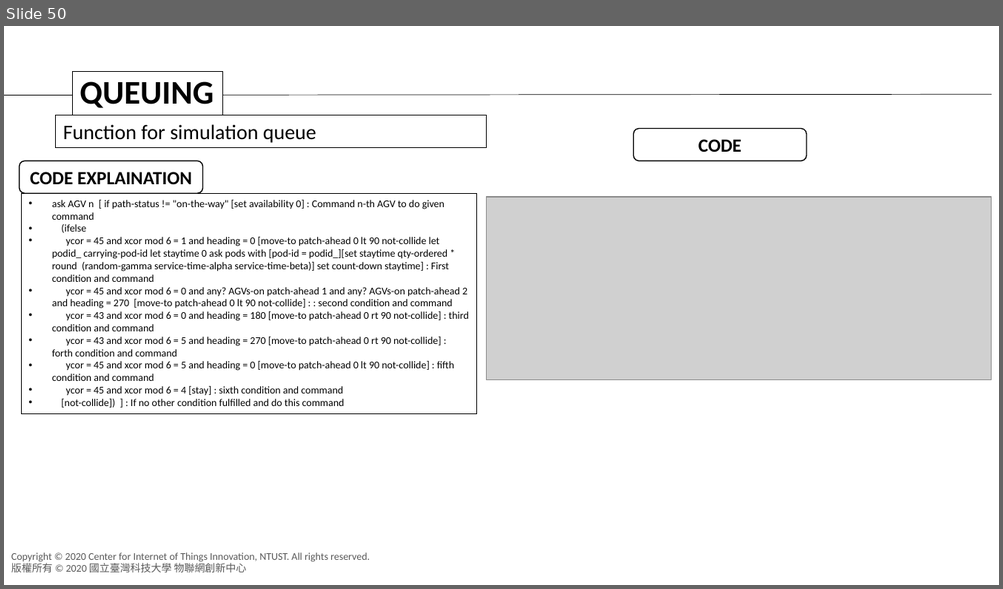
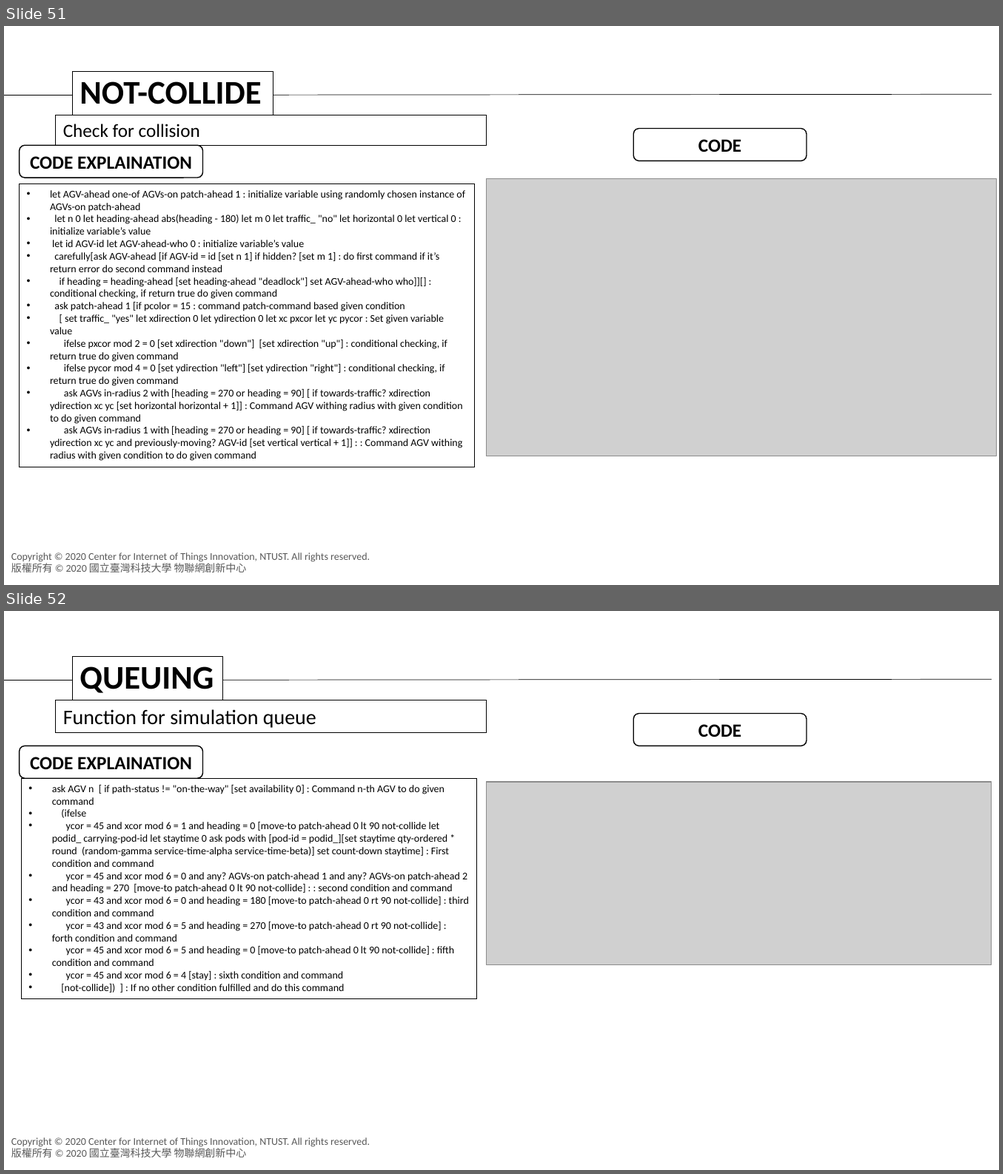
Before and after one commit to agnesyosephine/kiva, a slide deck: Tutorial/Code Learning-Ryanda.pptx. Shown one above the other, each under a label of ours: slide 50 before the commit, slides 51 and 52 after it. The pictures are 1003x589 and 1003x1174 pixels, drawn with LibreOffice and Linux fonts; fonts in the diff are those of the drawing; grey boxes stand for pictures; background and template pictures are left out. Boxes give left, top, right and bottom in pixels: in the first picture for what was removed or moved away, otherwise in the second. Text is boxed around its words. In the diff, an @@ line names an element or a change of style, - is before the commit and + after.

```diff
--- a/Tutorial/Code Learning-Ryanda.pptx
+++ b/Tutorial/Code Learning-Ryanda.pptx
@@ slide 51 added at (4,26,999,585), background #FFFFFF; not listed: 2 template elements that a slide beside it also shows @@
@@ rectangle added at (73,72,273,116), fill #FFFFFF, outline #000000 0.75 pt, 32 pt, text #000000, bold @@
+NOT-COLLIDE
@@ line added from (4, 96) to (991, 95), #000000 0.5 pt @@
@@ rectangle added at (56,116,486,145), outline #000000 0.75 pt, 18 pt, text #000000 @@
+Check for collision
@@ rounded rectangle added at (634,128,807,161), fill #FFFFFF, outline #000000 1 pt, 18 pt, text #000000, bold @@
+CODE
@@ rounded rectangle added at (19,145,202,178), fill #FFFFFF, outline #000000 1 pt, 18 pt, text #000000, bold @@
+CODE EXPLAINATION
@@ picture added at (486,179,996,457) @@
@@ rectangle added at (19,184,474,468), outline #000000 0.75 pt, 10 pt, text #000000 @@
+• let AGV-ahead one-of AGVs-on patch-ahead 1 : initialize variable using randomly chosen instance of AGVs-on patch-ahead
+• let n 0 let heading-ahead abs(heading - 180) let m 0 let traffic_ "no" let horizontal 0 let vertical 0 : initialize variable’s value
+• let id AGV-id let AGV-ahead-who 0 : initialize variable’s value
+• carefully[ask AGV-ahead [if AGV-id = id [set n 1] if hidden? [set m 1] : do first command if it’s return error do second command instead
+• if heading = heading-ahead [set heading-ahead "deadlock"] set AGV-ahead-who who]][] : conditional checking, if return true do given command
+• ask patch-ahead 1 [if pcolor = 15 : command patch-command based given condition
+• [ set traffic_ "yes" let xdirection 0 let ydirection 0 let xc pxcor let yc pycor : Set given variable value
+• ifelse pxcor mod 2 = 0 [set xdirection "down"] [set xdirection "up"] : conditional checking, if return true do given command
+• ifelse pycor mod 4 = 0 [set ydirection "left"] [set ydirection "right"] : conditional checking, if return true do given command
+• ask AGVs in-radius 2 with [heading = 270 or heading = 90] [ if towards-traffic? xdirection ydirection xc yc [set horizontal horizontal + 1]] : Command AGV withing radius with given condition to do given command
+• ask AGVs in-radius 1 with [heading = 270 or heading = 90] [ if towards-traffic? xdirection ydirection xc yc and previously-moving? AGV-id [set vertical vertical + 1]] : : Command AGV withing radius with given condition to do given command
@@ what was slide 50 is now slide 52 @@
```
Also in this commit, not shown: 1 other slide added.
